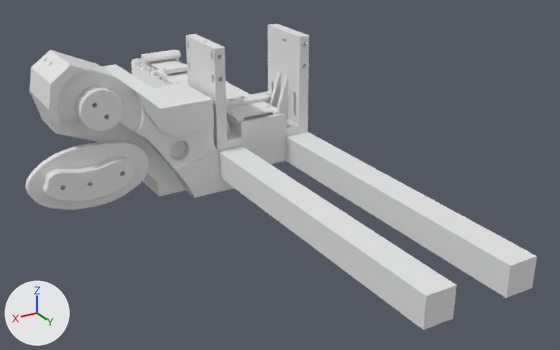
Two versions of the Blender file hw/finger-remover.blend, one commit apart.
The view is the same before and after, from a 50 mm lens placed at (271.0, 508.0, 198.0), pointed at (7.0, 69.0, -21.0). Lighting does not change. The marker at lower left points along +X, +Y and +Z.

The older version as bpy lines, for what is in view:
```python
ob_2020_rails = bpy.data.objects.new('2020_rails', me_cube_001)
ob_2020_rails.location = (-29.0, 15.0, -18.0)
ob_2020_rails.scale = (10.0, 248.0, 10.0)
ob_circle_010 = bpy.data.objects.new('Circle.010', me_circle_006)
ob_circle_010.parent = ob_empty_002
ob_circle_010.location = (-79.1, -54.1, 5.0)
ob_cube_028 = bpy.data.objects.new('Cube.028', me_cube_027)
ob_cube_028.location = (0.0, -8.0, 10.0)
ob_cube_032 = bpy.data.objects.new('Cube.032', me_cube_031)
ob_cube_032.location = (0.0, -109.7, 0.0)
ob_cube_037 = bpy.data.objects.new('Cube.037', me_cube_036)
ob_cube_037.location = (-31.2, 15.7, 14.6)
ob_cube_037.scale = (1.0, 1.7, 1.0)
ob_cube_041 = bpy.data.objects.new('Cube.041', me_cube_005)
ob_cube_041.location = (0.0, -8.0, 10.0)
ob_cube_042 = bpy.data.objects.new('Cube.042', me_cube_006)
ob_cube_042.location = (15.0, -8.0, 8.9)
ob_cylinder_032 = bpy.data.objects.new('Cylinder.032', me_cylinder_004)
ob_cylinder_032.parent = ob_cube_028
ob_cylinder_032.location = (16.1, -66.5, 8.9)
ob_cylinder_042 = bpy.data.objects.new('Cylinder.042', me_cylinder_032)
ob_cylinder_042.parent = ob_cube_028
ob_cylinder_042.location = (-26.0, -5.75, 11.5)
ob_cylinder_042.rotation_euler = (1.571, 0.0, -1.571)  # degrees (90, 0, -90)
ob_nut_017 = bpy.data.objects.new('Nut.017', me_nut_014)
ob_nut_017.parent = ob_cube_028
ob_nut_017.location = (-27.0, -5.75, 11.5)
ob_nut_017.rotation_euler = (0.0, -1.571, 0.0)  # degrees (0, -90, 0)
ob_nut_017.scale = (1.06, 0.98, 0.216)
ob_nut_027 = bpy.data.objects.new('Nut.027', me_nut_023)
ob_nut_027.location = (136.2, 6.0, -10.2)
ob_nut_027.rotation_euler = (1.571, 1.134, 0.0)  # degrees (90, 65, 0)
ob_nut_027.scale = (1.0, 1.0, 4.4)
ob_plane_004 = bpy.data.objects.new('Plane.004', me_plane_010)
ob_plane_004.parent = ob_empty_002
ob_plane_004.location = (-126.4, -54.4, 2.807)
ob_plane_004.rotation_euler = (0.0, 0.0, -1.518)  # degrees (0, 0, -87)
# also in view: 'Cube.057' at (88.0, 13.0, 15.0); 'Plane.005' at (135.0, 35.0, -10.0); 'Cube.010' at (0.0, 10.0, -5.0); 'Cube.005' at (0.0, 10.0, 32.0); 'Cube.001' at (0.0, -22.0, -9.0)
```
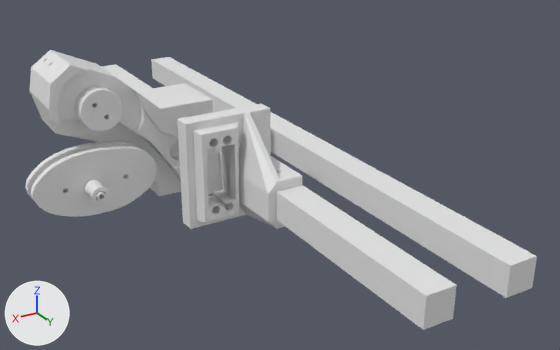
Not drawn themselves, but carrying or shaping drawn objects: ob_cylinder_042, ob_nut_017, ob_cylinder_032, ob_honeycomb, ob_cube_036, ob_cube_019, ob_cylinder_019, ob_cube_014, ob_cylinder_021, ob_nut_005, ob_cube_044, ob_cube_029.

What differs and where, as boxes [x1, y1, x2, y2] in the pictures (560 x 350 px; the box of a moved part takes in the faces that stretch with it):
'Cube.002', added
    after: [177, 104, 280, 229]
'Plane.006', added
    after: [31, 146, 156, 217]
'Cube.005', hidden
    before: [186, 24, 309, 144]
'Plane.004', reshaped, turned, modifiers changed
    before: [25, 141, 149, 210]
    after: [25, 141, 140, 198]
'Cube.012', added
    after: [193, 122, 240, 223]
'Cube.001', hidden
    before: [227, 113, 286, 164]
'Cube.041', deleted, hidden
    before: [155, 69, 279, 120]
'Cube.032', deleted
    before: [131, 58, 185, 88]
'Cube.013', added, shown
    after: [270, 155, 302, 229]
'Cube.037', deleted, hidden
    before: [227, 72, 288, 131]
'Cube.010', hidden
    before: [214, 119, 308, 151]
'Cube.028', deleted, hidden
    before: [226, 91, 272, 108]
'Circle.013', added
    after: [85, 180, 110, 205]
'Cube.020', deleted
    before: [141, 50, 181, 62]
'Cube.018', deleted
    before: [150, 59, 183, 70]
'Cube.021', deleted
    before: [163, 64, 187, 74]
'Cube.042', deleted, hidden
    before: [158, 73, 280, 122]
'HoneyComb.006', deleted
    before: [144, 62, 150, 66]
'HoneyComb.007', deleted
    before: [173, 58, 179, 62]
part 1 of me_cylinder_051, moved or reshaped
    before: [120, 172, 125, 176]
    after: [123, 175, 128, 179]
part 2 of me_cylinder_051, moved or reshaped
    before: [60, 185, 65, 190]
    after: [63, 189, 68, 193]

Edits to the bpy script that builds the scene:
```text
Change me_cylinder_051:
    where me_cylinder_051.from_pydata(...)  # 256 vertices, 196 faces; spans x -4.0..3.3, y -3.3..44.1, z -100.0..11.1
    used by ob_cylinder_058; location = (113.5, 32.0, -7.7); rotation_euler = (-1.571, -1.571, 0.0), in degrees (-90, -90, 0)
    me_cylinder_051 part 1: all 32 vertices in x -1.6..1.6, y -1.6..1.7, z 11.1 are moved by (0.0, 0.0, 16.9)
    me_cylinder_051 part 2: all 32 vertices in x -2.3..1.0, y 39.2..42.5, z 11.1 are moved by (0.0, 0.0, 16.9)
Remove ob_cube_037:
    ob_cube_037 = bpy.data.objects.new('Cube.037', me_cube_036)
Remove ob_cube_028:
    ob_cube_028 = bpy.data.objects.new('Cube.028', me_cube_027)
Remove ob_cube_041:
    ob_cube_041 = bpy.data.objects.new('Cube.041', me_cube_005)
Remove ob_cube_042:
    ob_cube_042 = bpy.data.objects.new('Cube.042', me_cube_006)
Change ob_cube_029:
    remove ob_cube_029.hide_set(True)  # wire or fog, not drawn
Remove ob_cylinder_042:
    ob_cylinder_042 = bpy.data.objects.new('Cylinder.042', me_cylinder_032)
Remove ob_nut_017:
    ob_nut_017 = bpy.data.objects.new('Nut.017', me_nut_014)
Remove ob_cylinder_032:
    ob_cylinder_032 = bpy.data.objects.new('Cylinder.032', me_cylinder_004)
Change ob_cube_039:
    where _m = ob_cube_039.modifiers.new('Mirror', 'MIRROR')
    remove _m.mirror_object = ob_cube_032
Remove ob_cube_032:
    ob_cube_032 = bpy.data.objects.new('Cube.032', me_cube_031)
Change ob_cube_038:
    where _m = ob_cube_038.modifiers.new('Mirror', 'MIRROR')
    remove _m.mirror_object = ob_cube_032
Remove ob_honeycomb:
    ob_honeycomb = bpy.data.objects.new('HoneyComb', me_honeycomb)
Remove ob_cube_036:
    ob_cube_036 = bpy.data.objects.new('Cube.036', me_cube_035)
Remove ob_honeycomb_006:
    ob_honeycomb_006 = bpy.data.objects.new('HoneyComb.006', me_honeycomb_003)
Remove ob_honeycomb_007:
    ob_honeycomb_007 = bpy.data.objects.new('HoneyComb.007', me_honeycomb_003)
Remove ob_cube_020:
    ob_cube_020 = bpy.data.objects.new('Cube.020', me_cube_019)
Change ob_honeycomb_008:
    where _m = ob_honeycomb_008.modifiers.new('Boolean', 'BOOLEAN')
    remove _m.object = ob_cube_019
Change ob_honeycomb_009:
    where _m = ob_honeycomb_009.modifiers.new('Boolean', 'BOOLEAN')
    remove _m.object = ob_cube_019
Remove ob_cube_021:
    ob_cube_021 = bpy.data.objects.new('Cube.021', me_cube_022)
Remove ob_cube_018:
    ob_cube_018 = bpy.data.objects.new('Cube.018', me_cube_011)
Remove ob_cube_019:
    ob_cube_019 = bpy.data.objects.new('Cube.019', me_cube_018)
Change ob_plane_004:
    ob_plane_004.rotation_euler: (0.0, 0.0, -1.518) -> (0.0349, 0.0, -1.518)  # degrees (0, 0, -87) -> degrees (2, 0, -87)
    where _m = ob_plane_004.modifiers.new('Bevel', 'BEVEL')
    _m.width: 0.48 -> 0.305
    _m.width_pct: 0.48 -> 0.305
Add ob_circle_013:
    ob_circle_013 = bpy.data.objects.new('Circle.013', me_circle_010)  # 256 vertices, 224 faces; spans x -5.93..5.93, y -5.93..5.93, z -7.36..0.0; modifiers MIRROR, SUBSURF, BEVEL
    ob_circle_013.location = (136.2, 53.8, -10.2)
    ob_circle_013.rotation_euler = (1.571, 0.0, 0.0)  # degrees (90, 0, 0)
Add ob_plane_006:
    ob_plane_006 = bpy.data.objects.new('Plane.006', me_plane_010.copy())  # the mesh of ob_plane_004; modifiers SUBSURF, SOLIDIFY, BOOLEAN, BOOLEAN, BOOLEAN, BEVEL
    ob_plane_006.parent = ob_empty_002
    ob_plane_006.location = (-125.9, -54.37, -11.03)
    ob_plane_006.rotation_euler = (0.0349, 0.0, -1.518)  # degrees (2, 0, -87)
Add ob_cube_044:
    ob_cube_044 = bpy.data.objects.new('Cube.044', me_cube_001.copy())  # the mesh of ob_2020_rails
    ob_cube_044.parent = ob_cube_014
    ob_cube_044.location = (21.2, 68.66, 47.5)
    ob_cube_044.scale = (1.6, 12.2, 2.6)
Add ob_cube_014:
    ob_cube_014 = bpy.data.objects.new('Cube.014', me_cube_015.copy())  # the mesh of ob_cube_014
    ob_cube_014.location = (61.0, 75.0, -4.3)
    ob_cube_014.rotation_euler = (0.0, 1.571, 0.0)  # degrees (0, 90, 0)
    ob_cube_014.scale = (19.6, 15.0, 4.86)
Add ob_nut_005:
    ob_nut_005 = bpy.data.objects.new('Nut.005', me_nut_023.copy())  # the mesh of ob_nut_027; modifiers MIRROR
    ob_nut_005.parent = ob_cube_014
    ob_nut_005.location = (24.0, 105.3, 52.5)
    ob_nut_005.rotation_euler = (1.571, 0.524, 0.0)  # degrees (90, 30, 0)
Add ob_cylinder_021:
    ob_cylinder_021 = bpy.data.objects.new('Cylinder.021', me_cylinder_010.copy())  # the mesh of ob_cylinder_013; modifiers ARRAY
    ob_cylinder_021.location = (29.0, 80.54, -4.5)
    ob_cylinder_021.rotation_euler = (3.142, 0.0, 0.0)  # degrees (180, 0, 0)
    ob_cylinder_021.scale = (1.65, 1.65, 11.0)
Add ob_cylinder_019:
    ob_cylinder_019 = bpy.data.objects.new('Cylinder.019', me_cylinder_010.copy())  # the mesh of ob_cylinder_013; modifiers MIRROR
    ob_cylinder_019.parent = ob_cube_014
    ob_cylinder_019.location = (24.0, 100.0, 44.9)
    ob_cylinder_019.rotation_euler = (1.571, 0.0, 0.0)  # degrees (90, 0, 0)
    ob_cylinder_019.scale = (1.65, 1.65, 11.0)
Add ob_cube_002:
    ob_cube_002 = bpy.data.objects.new('Cube.002', me_cube_012)  # 50 vertices, 50 faces; spans x -42.0..21.0, y -3.2..50.3, z -37.5..37.5; modifiers BOOLEAN, BOOLEAN, BOOLEAN, BOOLEAN, BEVEL
    ob_cube_002.location = (61.0, 67.0, -4.3)
Add ob_cube_013:
    ob_cube_013 = bpy.data.objects.new('Cube.013', me_cube_014.copy())  # the mesh of ob_cube_013; modifiers BOOLEAN, BEVEL, MIRROR
    ob_cube_013.location = (29.0, 93.9, -4.5)
Add ob_cube_012:
    ob_cube_012 = bpy.data.objects.new('Cube.012', me_cube_013.copy())  # the mesh of ob_cube_012; modifiers BOOLEAN, BOOLEAN, BOOLEAN, BOOLEAN, BEVEL
    ob_cube_012.parent = ob_cube_014
    ob_cube_012.location = (0.0, 69.78, 40.0)
```
